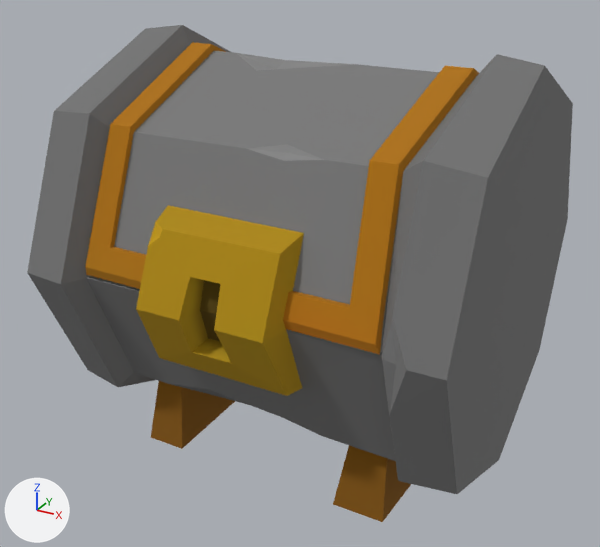
An edit to the glTF model SpotTheDifference/models/obj_chest03_medium.gltf, drawn before and after from the same camera.
The view is the same before and after, from a camera (50 mm lens) standing at (0.895, -1.714, 1.262) and looking at (-0.014, -0.061, 0.436). The axes (+X, +Y, +Z) are drawn at lower left. The lights are the same throughout. Objects named as collision shapes, trigger or cutter boxes, shadow casters or lower levels of detail are left out.

In view in the first picture: 'obj_chest03_medium'.
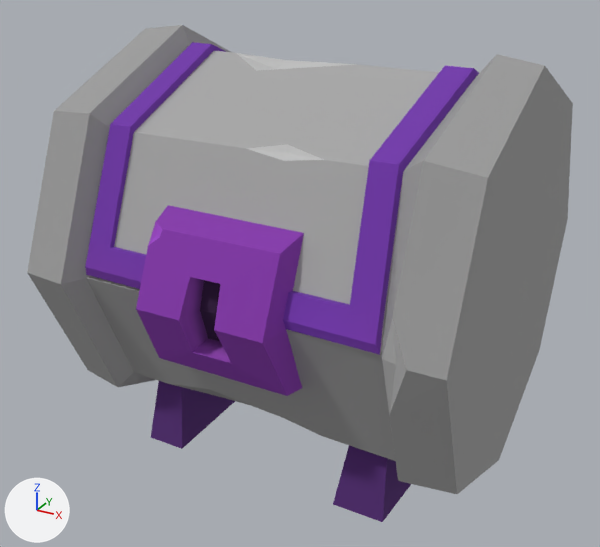
What differs and where, as boxes [x1, y1, x2, y2] in the pictures (600 x 547 px):
'obj_chest03_medium', surface changed
    both: [27, 25, 573, 522]

Patch to the scene script:
```diff
--- a/SpotTheDifference/models/obj_chest03_medium.gltf.py
+++ b/SpotTheDifference/models/obj_chest03_medium.gltf.py
@@ img_obj_global_steampunk02 @@
+img_obj_global_steampunk02 = load_image('obj_global_steampunk02', 'textures/obj_global_steampunk02.png', 1024, 1024, 'sRGB')
@@ mat_obj_global_steampunk02 @@
 n2 = _N.new('ShaderNodeTexImage'); n2.name = 'Image Texture'
-n2.image = img_obj_global_steampunk
+n2.image = img_obj_global_steampunk02
 n3 = _N.new('ShaderNodeTexImage'); n3.name = 'Image Texture.001'
-n3.image = img_obj_global_steampunk
+n3.image = img_obj_global_steampunk02
 _L.new(n0.outputs[0], n1.inputs[0])  # 'BSDF' to 'Surface'
```
